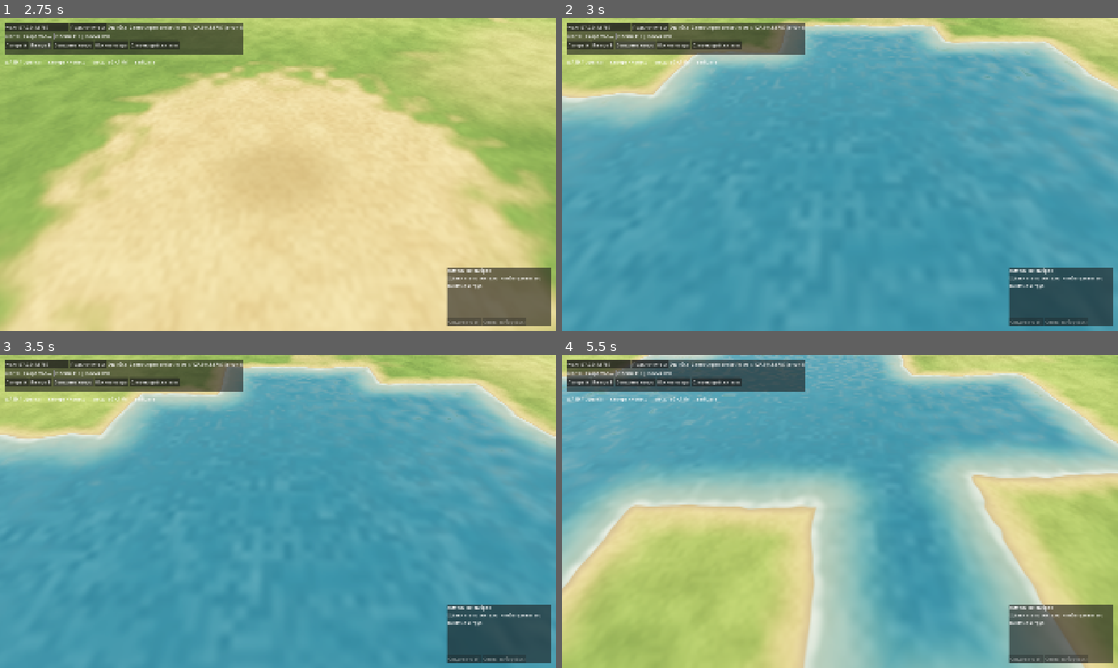
Above: before the commit, frames 1-4 (two rows, left to right).
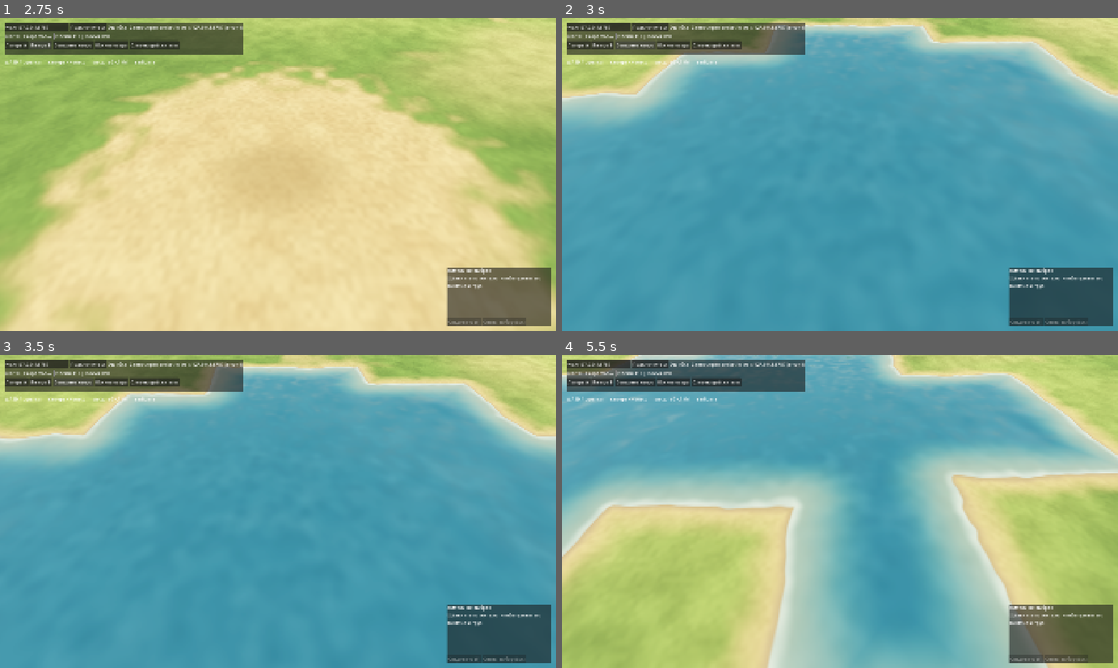
Above: after the commit, the same moments.

Repository: grisha20/clay-colonies
Game: Godot game, scene res://scenes/game/world_observer.tscn
Two runs of this game, one before a commit and one after it. Both use one fixed random seed, a clock stepped at 60 frames per second and the inputs below.
Inputs (mouse positions are in pixels of both pictures, inside the frame that each line leads up to):
- Up to frame 1 (2.75 s): click "Подключиться" at 0.5 s; click "Лагерь A" at 1.25 s; click "Лагерь B" at 2 s
- Up to frame 2 (3 s): click "Северное озеро" at 2.75 s
- Up to frame 3 (3.5 s): no input
- Up to frame 4 (5.5 s): tap Enter at 3.5 s; move the mouse to (962, 495) at 3.52 s; hold D 3.53-4.28 s; tap F at 3.6 s; click (962, 495) at 3.67 s; tap Space at 3.77, 4.52 s; move the mouse to (728, 527) at 4.27 s; hold S 4.28-5.03 s; tap 1 at 4.35 s; move the mouse to (895, 442) at 5.02 s; hold D from 5.03 s (still down); tap 2 at 5.1 s

Frame 1 is identical in both runs. In frame 2, 5.4% of the frame differs, in the area x 0-100%, y 0-80%; in frame 3, 5.3%; in frame 4, 32%, in the area x 0-100%, y 0-100%.

Commit message:
feat(terrain): озёра как данные мира вместо констант (этап A1)
Местность хранится в surface.terrain, сохраняется и уходит клиентам.
Общие предикаты воды читают активную местность; кэши озёр, рыбалка,
озёрные монстры, защита и сессия перебирают озёра мира. Сохранения
без terrain продолжаются на прежней карте (LEGACY_TERRAIN), протокол
v21 расширен необязательным полем.

2D-клиент и Godot ставят местность из снимка: Godot рисует до 8 озёр
произвольной формы, пересобирает воду, берега и декор при смене мира.
Новая проверка check:terrain; рябь воды без сетки value-noise.

Co-Authored-By: Claude Opus 5.5 <noreply@anthropic.com>

Diff:
--- a/godot/scripts/game/world_observer.gd
+++ b/godot/scripts/game/world_observer.gd
@@ -319,6 +319,10 @@
 		select_resident(null)
 	last_snapshot_time = Time.get_ticks_msec() / 1000.0
 	entity_registry.on_network_resumed()
+	# Terrain first: resident navigation and the world view both read it.
+	var surface = snapshot.get("surface", {})
+	if SurfaceTerrain.set_terrain(surface.get("terrain") if typeof(surface) == TYPE_DICTIONARY else null):
+		world_view.apply_terrain()
 	entity_registry.update_from_snapshot(snapshot)
 	world_view.update_world_entities(snapshot)
 
--- a/godot/scripts/world/ground_decor.gd
+++ b/godot/scripts/world/ground_decor.gd
@@ -118,7 +118,12 @@
 
 static func _shore_distance(p: Vector2) -> float:
 	## Rough distance to water (0..4) using a few probes; 99 when far away.
-	if not ((p.x > 150 and p.x < 300 and p.y > 90 and p.y < 190) or (p.x > 140 and p.x < 340 and p.y > 290 and p.y < 455)):
+	var near = false
+	for lake in SurfaceTerrain.get_lakes():
+		if lake.box.grow(4.0).has_point(p):
+			near = true
+			break
+	if not near:
 		return 99.0
 	if SurfaceTerrain.is_water_at(p.x, p.y):
 		return -1.0
--- a/godot/scripts/world/surface_terrain.gd
+++ b/godot/scripts/world/surface_terrain.gd
@@ -43,22 +43,70 @@
 		j = i
 	return inside
 
+# Active terrain. Lakes are world data (snapshot surface.terrain); snapshots
+# without terrain mean the authored legacy map above.
+# Each entry: {"id": String, "outline": Array[Vector2], "box": Rect2}
+static var lakes: Array = []
+static var revision: int = 0
+static var _signature: String = ""
+
+static func _legacy_lakes() -> Array:
+	return [_make_lake("north", NORTH_LAKE_OUTLINE), _make_lake("south", SOUTH_LAKE_OUTLINE)]
+
+static func _make_lake(id: String, outline: Array[Vector2]) -> Dictionary:
+	var lo = Vector2(INF, INF)
+	var hi = Vector2(-INF, -INF)
+	for p in outline:
+		lo = Vector2(minf(lo.x, p.x), minf(lo.y, p.y))
+		hi = Vector2(maxf(hi.x, p.x), maxf(hi.y, p.y))
+	return {"id": id, "outline": outline, "box": Rect2(lo, hi - lo)}
+
+static func _ensure() -> void:
+	if lakes.is_empty() and _signature == "":
+		lakes = _legacy_lakes()
+		_signature = "legacy"
+
+## Installs terrain from a snapshot's surface.terrain (null/invalid -> legacy map).
+## Returns true when the active terrain changed.
+static func set_terrain(data: Variant) -> bool:
+	var next: Array = []
+	var sig = "legacy"
+	if typeof(data) == TYPE_DICTIONARY and typeof(data.get("lakes")) == TYPE_ARRAY:
+		sig = str(data.get("seed", 0)) + ":" + JSON.stringify(data.get("lakes"))
+		for lake in data.get("lakes"):
+			if typeof(lake) != TYPE_DICTIONARY or typeof(lake.get("outline")) != TYPE_ARRAY:
+				continue
+			var outline: Array[Vector2] = []
+			for pt in lake.get("outline"):
+				if typeof(pt) == TYPE_DICTIONARY:
+					outline.append(Vector2(float(pt.get("x", 0.0)), float(pt.get("y", 0.0))))
+			if outline.size() >= 3:
+				next.append(_make_lake(str(lake.get("id", "")), outline))
+	else:
+		next = _legacy_lakes()
+	if sig == _signature:
+		return false
+	_signature = sig
+	lakes = next
+	revision += 1
+	return true
+
+static func get_lakes() -> Array:
+	_ensure()
+	return lakes
+
 static func is_water_at(x: float, y: float) -> bool:
-	# Bounding boxes of the authored outlines: identical result, skips the
-	# polygon walk for the vast majority of the map.
-	if (x < 180.0 or x > 284.0 or y < 104.0 or y > 176.0) and (x < 164.0 or x > 316.0 or y < 312.0 or y > 432.0):
-		return false
-	if is_inside_polygon_exact(x, y, NORTH_LAKE_OUTLINE):
-		return true
-	if is_inside_polygon_exact(x, y, SOUTH_LAKE_OUTLINE):
-		return true
-	return false
+	return get_lake_id_at(x, y) != ""
 
 static func get_lake_id_at(x: float, y: float) -> String:
-	if is_inside_polygon_exact(x, y, NORTH_LAKE_OUTLINE):
-		return "north"
-	if is_inside_polygon_exact(x, y, SOUTH_LAKE_OUTLINE):
-		return "south"
+	_ensure()
+	for lake in lakes:
+		var box: Rect2 = lake.box
+		# Bounding box first: identical result, skips the polygon walk almost everywhere.
+		if x < box.position.x or y < box.position.y or x > box.end.x or y > box.end.y:
+			continue
+		if is_inside_polygon_exact(x, y, lake.outline):
+			return lake.id
 	return ""
 
 static func generate_lake_mesh(outline: Array[Vector2], water_height_y: float = 0.015) -> ArrayMesh:
--- a/godot/scripts/world/world_view.gd
+++ b/godot/scripts/world/world_view.gd
@@ -55,6 +55,7 @@
 var ground_decor: GroundDecor
 var ground_material: ShaderMaterial
 var water_material: ShaderMaterial
+var water_container: Node3D
 var trail_map: TrailMap
 
 var active_buildings: Dictionary = {}  # building_id -> Node3D
@@ -174,36 +175,72 @@
 	add_child(ground)
 
 func _apply_lake_uniforms(mat: ShaderMaterial) -> void:
-	mat.set_shader_parameter("north_lake", PackedVector2Array(SurfaceTerrain.NORTH_LAKE_OUTLINE))
-	mat.set_shader_parameter("north_lake_count", SurfaceTerrain.NORTH_LAKE_OUTLINE.size())
-	mat.set_shader_parameter("south_lake", PackedVector2Array(SurfaceTerrain.SOUTH_LAKE_OUTLINE))
-	mat.set_shader_parameter("south_lake_count", SurfaceTerrain.SOUTH_LAKE_OUTLINE.size())
+	var points = PackedVector2Array()
+	var starts = PackedInt32Array()
+	var lens = PackedInt32Array()
+	var boxes = PackedVector4Array()
+	for lake in SurfaceTerrain.get_lakes():
+		var outline: Array[Vector2] = lake.outline
+		if starts.size() >= 8 or points.size() + outline.size() > 384:
+			push_warning("Terrain has more lakes/points than the surface shader draws")
+			break
+		starts.append(points.size())
+		lens.append(outline.size())
+		points.append_array(PackedVector2Array(outline))
+		var box: Rect2 = lake.box
+		# Padded for the sand/shore band drawn around each lake.
+		boxes.append(Vector4(box.position.x - 20.0, box.position.y - 20.0, box.end.x + 20.0, box.end.y + 20.0))
+	var count = starts.size()
+	while points.size() < 384:
+		points.append(Vector2.ZERO)
+	while starts.size() < 8:
+		starts.append(0)
+		lens.append(0)
+		boxes.append(Vector4.ZERO)
+	mat.set_shader_parameter("lake_points", points)
+	mat.set_shader_parameter("lake_start", starts)
+	mat.set_shader_parameter("lake_len", lens)
+	mat.set_shader_parameter("lake_box", boxes)
+	mat.set_shader_parameter("lake_count", count)
 
 func _setup_lakes() -> void:
 	water_material = ShaderMaterial.new()
 	water_material.shader = load("res://shaders/water.gdshader")
+	water_container = Node3D.new()
+	water_container.name = "WaterContainer"
+	add_child(water_container)
+	_build_water()
+
+## Water surfaces cover each lake's box; the shader draws the softened pond
+## outline from the world's terrain and discards the rest.
+func _build_water() -> void:
 	_apply_lake_uniforms(water_material)
-
-	# Water surfaces cover each authored polygon's box; the shader draws the
-	# softened pond outline from shared/surfaceTerrain.ts and discards the rest.
-	for lake in [["NorthLakePolygon", SurfaceTerrain.NORTH_LAKE_OUTLINE], ["SouthLakePolygon", SurfaceTerrain.SOUTH_LAKE_OUTLINE]]:
-		var outline: Array[Vector2] = lake[1]
-		var lo = Vector2(INF, INF)
-		var hi = Vector2(-INF, -INF)
-		for pt in outline:
-			lo = Vector2(minf(lo.x, pt.x), minf(lo.y, pt.y))
-			hi = Vector2(maxf(hi.x, pt.x), maxf(hi.y, pt.y))
+	for c in water_container.get_children():
+		c.queue_free()
+	for lake in SurfaceTerrain.get_lakes():
+		var box: Rect2 = lake.box
 		var quad = PlaneMesh.new()
-		quad.size = hi - lo + Vector2(2.0, 2.0)
+		quad.size = box.size + Vector2(2.0, 2.0)
 		quad.subdivide_width = int(quad.size.x / 2.0)
 		quad.subdivide_depth = int(quad.size.y / 2.0)
 		var mi = MeshInstance3D.new()
-		mi.name = lake[0]
+		mi.name = "Lake_" + str(lake.id)
 		mi.mesh = quad
-		mi.position = Vector3((lo.x + hi.x) * 0.5, 0.06, (lo.y + hi.y) * 0.5)
+		mi.position = Vector3(box.get_center().x, 0.06, box.get_center().y)
 		mi.cast_shadow = GeometryInstance3D.SHADOW_CASTING_SETTING_OFF
 		mi.set_surface_override_material(0, water_material)
-		add_child(mi)
+		water_container.add_child(mi)
+
+## Called when a snapshot brings different terrain (another world was loaded or
+## generated): redraw water, shores and meadow dressing.
+func apply_terrain() -> void:
+	if ground_material:
+		_apply_lake_uniforms(ground_material)
+	if water_container:
+		_build_water()
+	ground_signature = ""
+	if ground_decor:
+		ground_decor.signature = ""
 
 func _setup_camera() -> void:
 	camera_pivot = Node3D.new()
@@ -742,7 +779,10 @@
 
 ## Cheap box test around both authored lakes before the exact polygon test.
 func _near_lake(x: float, y: float) -> bool:
-	return (x >= 180.0 and x <= 284.0 and y >= 104.0 and y <= 176.0) or (x >= 164.0 and x <= 316.0 and y >= 312.0 and y <= 432.0)
+	for lake in SurfaceTerrain.get_lakes():
+		if lake.box.has_point(Vector2(x, y)):
+			return true
+	return false
 
 ## Every prop variant costs a few milliseconds to sculpt the first time. Build
 ## them one per frame in the background so a berry being picked or a tree
@@ -873,7 +913,13 @@
 	focused_target = null
 	camera_navigated = true
 	target_camera_distance = 18.0
-	if lake_name == "north":
+	# "north"/"south" buttons pick the first/second lake of the current world.
+	var lakes = SurfaceTerrain.get_lakes()
+	var index = 0 if lake_name == "north" else 1
+	if lakes.size() > index:
+		var c: Vector2 = lakes[index].box.get_center()
+		camera_pivot.position = Vector3(c.x, 0.0, c.y)
+	elif lake_name == "north":
 		camera_pivot.position = NORTH_LAKE_CENTER
 	else:
 		camera_pivot.position = SOUTH_LAKE_CENTER
--- a/godot/shaders/water.gdshader
+++ b/godot/shaders/water.gdshader
@@ -25,8 +25,12 @@
 	}
 	float depth = smoothstep(0.0, 7.0, -ld);
 	float t = TIME * 0.35 * speed_scale;
-	float r1 = cf_noise(p * 0.55 + vec2(t, t * 0.6));
-	float r2 = cf_noise(p * 1.3 - vec2(t * 0.8, -t * 0.4));
+	// Rotated, layered lattices hide the value-noise grid that otherwise shows
+	// up as little squares on a calm surface.
+	vec2 q1 = mat2(vec2(0.8, 0.6), vec2(-0.6, 0.8)) * p;
+	vec2 q2 = mat2(vec2(0.28, -0.96), vec2(0.96, 0.28)) * p;
+	float r1 = 0.6 * cf_noise(q1 * 0.32 + vec2(t, t * 0.6)) + 0.4 * cf_noise(q2 * 0.5 - vec2(t * 0.5, t * 0.3));
+	float r2 = 0.6 * cf_noise(q2 * 0.75 - vec2(t * 0.8, -t * 0.4)) + 0.4 * cf_noise(q1 * 1.1 + vec2(t * 0.3, t * 0.7));
 	vec3 col = mix(shallow, deep, depth);
 	col += (r1 * r2 - 0.25) * 0.08;
 	float foam_band = (1.0 - smoothstep(0.0, 0.7 + r1 * 0.5, -ld)) * (0.55 + 0.45 * r2);
--- a/godot/tests/visual/capture_world_fixture.gd
+++ b/godot/tests/visual/capture_world_fixture.gd
@@ -29,9 +29,12 @@
 	var fixture_path = ""
 	var out_dir = "user://captures"
 	var hide_prefix = ""
+	var organic = false
 	for i in range(args.size()):
 		if args[i] == "--fixture" and i + 1 < args.size():
 			fixture_path = args[i + 1]
+		elif args[i] == "--organic-lakes":
+			organic = true
 		elif args[i] == "--hide" and i + 1 < args.size():
 			hide_prefix = args[i + 1]
 		elif args[i] == "--out" and i + 1 < args.size():
@@ -42,6 +45,17 @@
 		push_error("Cannot read fixture " + fixture_path)
 		quit(1)
 		return
+	if organic:
+		# Preview of generated-world water: replace the legacy lakes with organic ones.
+		var lakes = []
+		for spec in [["lake-a", 232.0, 140.0, 40.0, 26.0], ["lake-b", 240.0, 372.0, 46.0, 34.0], ["lake-c", 60.0, 420.0, 22.0, 16.0]]:
+			var pts = []
+			for i in range(40):
+				var a = TAU * float(i) / 40.0
+				var wob = 1.0 + 0.12 * sin(a * 3.0 + spec[1]) + 0.07 * sin(a * 5.0)
+				pts.append({"x": spec[1] + cos(a) * spec[3] * wob, "y": spec[2] + sin(a) * spec[4] * wob})
+			lakes.append({"id": spec[0], "seed": 1, "outline": pts})
+		snapshot.surface["terrain"] = {"version": 1, "seed": 1, "lakes": lakes}
 	DirAccess.make_dir_recursive_absolute(out_dir)
 	var scene = load("res://scenes/game/world_observer.tscn").instantiate() as WorldObserver
 	root.add_child(scene)
--- a/godot/tests/world/test_surface_terrain.gd
+++ b/godot/tests/world/test_surface_terrain.gd
@@ -28,6 +28,10 @@
 
 	total += 1
 	if test_procedural_lake_mesh_generation():
+		passed += 1
+
+	total += 1
+	if test_terrain_from_snapshot_data():
 		passed += 1
 
 	print("=== SURFACE TERRAIN RESULTS: %d/%d PASSED ===" % [passed, total])
@@ -98,3 +102,23 @@
 
 	print("  PASS: test_procedural_lake_mesh_generation (triangulated ArrayMesh created)")
 	return true
+
+func test_terrain_from_snapshot_data() -> bool:
+	# Generated worlds send their lakes in surface.terrain; missing terrain = legacy map.
+	var ring: Array = []
+	for i in range(24):
+		var a = TAU * float(i) / 24.0
+		ring.append({"x": 100.0 + cos(a) * 20.0, "y": 100.0 + sin(a) * 12.0})
+	var rev = SurfaceTerrain.revision
+	var changed = SurfaceTerrain.set_terrain({"version": 1, "seed": 5, "lakes": [{"id": "lake-x", "seed": 1, "outline": ring}]})
+	var ok = changed and SurfaceTerrain.revision == rev + 1
+	ok = ok and SurfaceTerrain.is_water_at(100.0, 100.0) and SurfaceTerrain.get_lake_id_at(100.0, 100.0) == "lake-x"
+	ok = ok and not SurfaceTerrain.is_water_at(230.0, 135.0)
+	ok = ok and not SurfaceTerrain.set_terrain({"version": 1, "seed": 5, "lakes": [{"id": "lake-x", "seed": 1, "outline": ring}]})
+	SurfaceTerrain.set_terrain(null)
+	ok = ok and SurfaceTerrain.is_water_at(230.0, 135.0) and not SurfaceTerrain.is_water_at(100.0, 100.0)
+	if not ok:
+		push_error("Terrain data was not applied or restored correctly")
+		return false
+	print("  PASS: test_terrain_from_snapshot_data")
+	return true
--- a/godot/tests/world/test_world_dressing.gd
+++ b/godot/tests/world/test_world_dressing.gd
@@ -159,6 +159,20 @@
 	check("rebuild_does_not_block", rebuild_ms < 50.0, "ms=%.1f" % rebuild_ms)
 	check("rebuild_settles", decor.is_settled() and decor.instance_count > 15000 and decor.signature == "second", "instances=%d" % decor.instance_count)
 
+	# Another world's terrain redraws water: one surface per lake.
+	var ring: Array = []
+	for i in range(20):
+		var ang = TAU * float(i) / 20.0
+		ring.append({"x": 60.0 + cos(ang) * 15.0, "y": 400.0 + sin(ang) * 10.0})
+	SurfaceTerrain.set_terrain({"version": 1, "seed": 9, "lakes": [{"id": "pond", "seed": 1, "outline": ring}]})
+	view.apply_terrain()
+	var live_lakes = view.water_container.get_children().filter(func(c): return not c.is_queued_for_deletion())
+	check("terrain_switch_rebuilds_water", live_lakes.size() == 1 and live_lakes[0].name == "Lake_pond", str(live_lakes.size()))
+	SurfaceTerrain.set_terrain(null)
+	view.apply_terrain()
+	live_lakes = view.water_container.get_children().filter(func(c): return not c.is_queued_for_deletion())
+	check("legacy_terrain_restored", live_lakes.size() == 2)
+
 	# Removal follows the snapshot.
 	snap.surface.resourceNodes = []
 	snap.surface.foodSources = []
Not shown, changed: godot/shaders/surface_common.gdshaderinc
Not shown, added: godot/tests/visual/capture_live_observer.gd.uid
Not shown, added: godot/tests/visual/capture_world_fixture.gd.uid
Not shown, added: godot/tests/visual/measure_load.gd.uid
Not shown, added: godot/tests/world/test_world_dressing.gd.uid
Not shown, changed: client/src/main.ts
Not shown, changed: client/src/render/minimap.ts
Not shown, changed: client/src/render/surface/lakeArt.ts
Not shown, changed: client/src/render/surface/scene.ts
Not shown, changed: package.json
Not shown, changed: server/src/bench/sliceCheck.ts
Not shown, added: server/src/bench/terrainCheck.ts
(and 10 more such lines)
